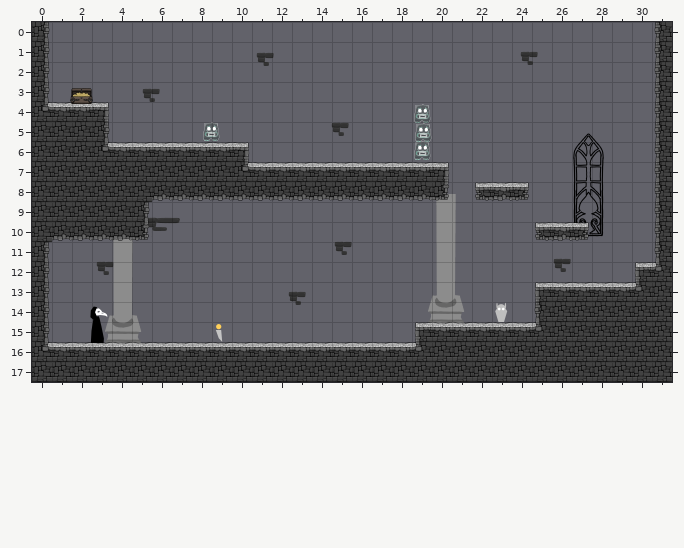
One commit to this Tiled map (JSON): Physics/Physics/assets/example_level.tmj. This is how it looked before the edit.
Cells are 300x300 px. Shown: x 0..31, y 0..17.
The result:
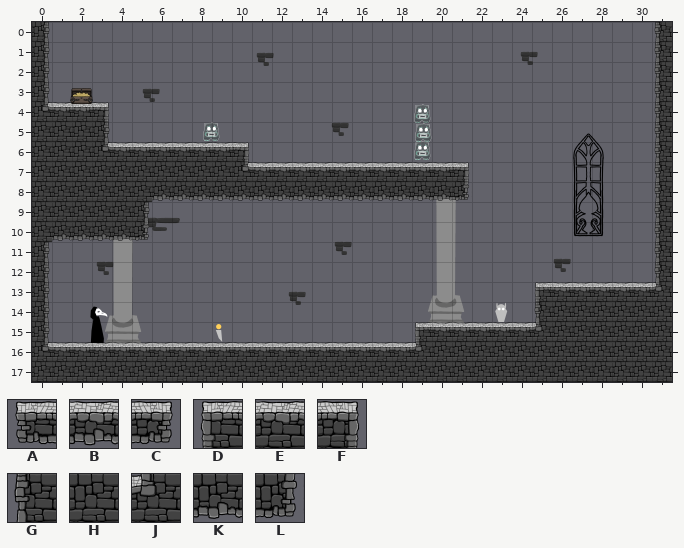
Key: from "PlatformTiles": A 1, B 2, C 3, D 7, E 8, F 9, G 13, H 14, J 17, K 20, L 21.
_ is an empty cell.
Edits made:
Layer "Tile Layer 1":
Tile E replaces tile F in row 7 at x 20.
Tile E replaces tile J in row 13 at x 30.
Tile F is added in row 7 at x 21.
Tile G replaces tile J in row 12 at x 31.
Tile J replaces tile H in row 13 at x 31.
Tile K replaces tile L in row 8 at x 20.
Tile L is added in row 8 at x 21.
Tile A is removed in row 8 at x 22; in row 10 at x 25.
Tile B is removed in row 8 at x 23; in row 10 at x 26.
Tile C is removed in row 8 at x 24; in row 10 at x 27.
Tile D is removed in row 12 at x 30.
Where, in picture pixels (left, top, right, bottom), the same in both pictures:
changed: (432, 162, 529, 201)
removed: (535, 222, 589, 241)
changed: (632, 262, 663, 292)
